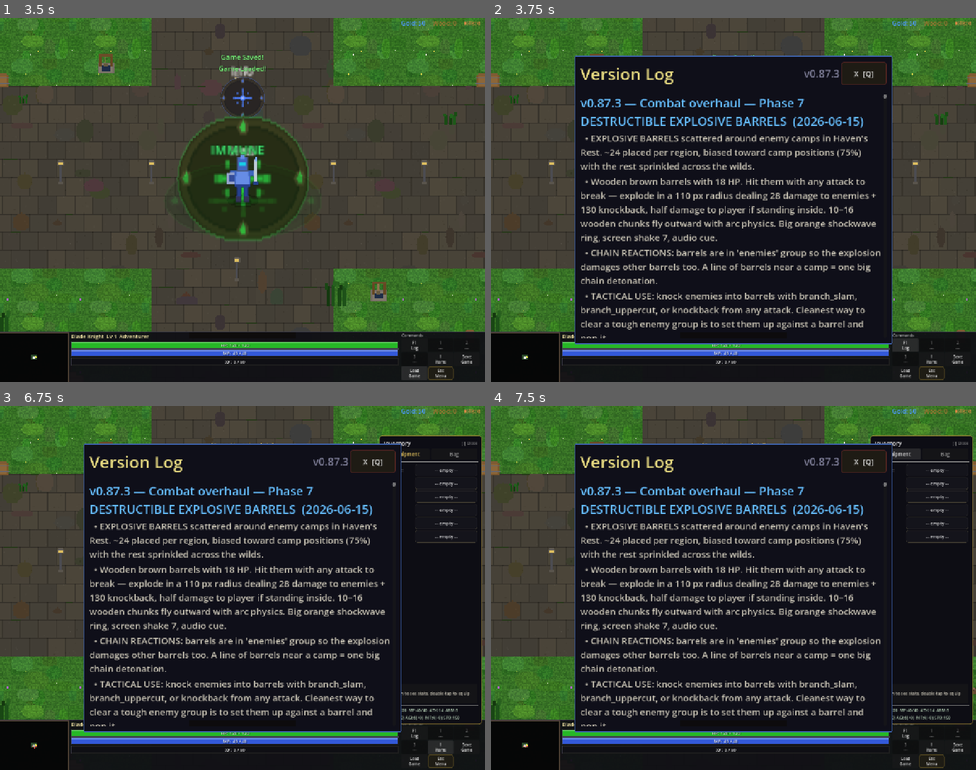
Above: before the commit, frames 1-4 (two rows, left to right).
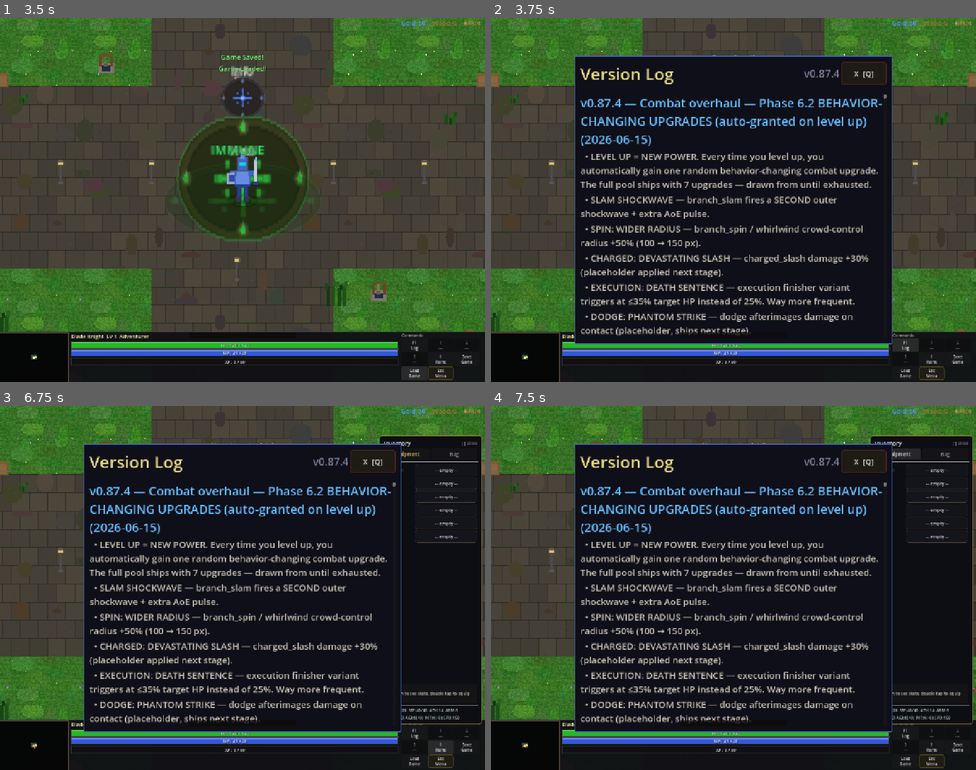
Above: after the commit, the same moments.

Repository: slxny/legends-open-rpg
Game: Godot game, scene res://scenes/main.tscn
The game is run twice, just before and just after one commit, with the same random seed, the same clock (stepped at 60 frames per second) and the same inputs.
Inputs (mouse positions are in pixels of both pictures, inside the frame that each line leads up to):
- Up to frame 1 (3.5 s): tap Enter at 0.5 s; move the mouse to (349, 181) at 0.52 s; hold D (move_right) 0.53-1.25 s; hold Space (attack) 0.53-1.25 s; click (349, 181) at 0.67 s; tap Shift (dodge) at 0.8 s; drag from (145, 218) to (218, 272) at 1.27 s; click "Save Game" at 2 s; click "Load Game" at 2.75 s
- Up to frame 2 (3.75 s): click "F1 Log" at 3.5 s
- Up to frame 3 (6.75 s): click "1 ---" at 4.25 s; click "2 ---" at 5 s; click "3 ---" at 5.75 s; click "I Items" at 6.5 s
- Up to frame 4 (7.5 s): click "Equipment" at 7.25 s

Frame 1 is identical in both runs. In frame 2, 14% of the frame differs, in the area x 18-81%, y 14-88%; in frame 3, 14%; in frame 4, 14%.

Commit message:
v0.87.4: Combat overhaul — Phase 6.2 BEHAVIOR-CHANGING UPGRADES
Every level-up auto-grants one random unowned upgrade from a pool of 7
behavior-changing combat upgrades.

  Slam Shockwave        branch_slam fires 2nd outer ring + extra AoE
  Spin: Wider Radius    branch_spin crowd-control radius 100 → 150 px
  Charged: Devastating  charged_slash damage +30% (next stage)
  Execution: Death Sent execution variant triggers at 35% HP (was 25%)
  Dodge: Phantom Strike afterimages damage (next stage)
  Crit: Adrenaline      crit hits credit +5 momentum + reset dodge cd
  Uppercut: Skybreaker  uppercut +20 dmg + 30 poise to locked target

- scripts/components/upgrade_manager.gd:
  AVAILABLE_UPGRADES const list of 7 ids.
  has / owned_count / owned_list / grant / grant_random_unowned.
  to_save / from_save for serialization (Array[String]).
  Static display_name helper for human-readable names.
- player.gd: _upgrades = UpgradeManagerCls.new() in _ready.
  Subscribes to stats.leveled_up → _on_level_up_grant_upgrade which
  calls grant_random_unowned + spawns floating display_name via
  juice layer + audio cue.
  Effect application sites:
    branch_slam closure — if has(&slam_shockwave): extra ring +
      second _apply_slam_aoe pulse
    branch_uppercut closure — if has(&uppercut_bonus): +20 dmg +
      30 poise
    _select_finisher_variant — threshold 0.25 → 0.35 if
      has(&execution_lifted)
    _apply_spin_radial — radius_sq 100² → 150² if
      has(&spin_radius_boost)
    _on_hit_resolved_for_momentum — if crit + has(&crit_refund):
      +5 momentum + dodge force_reset
- save_load_manager.gd: writes upgrade_node.to_save() into
  data[&attack_upgrades]; load uses _get_player() + from_save.
  Legacy saves without the field load with [] default.

Headless: smoke all PASS, parse clean.

Co-Authored-By: Claude Opus 4.7 (1M context) <noreply@anthropic.com>

Diff:
--- a/scenes/player/player.gd
+++ b/scenes/player/player.gd
@@ -11,6 +11,7 @@
 const DodgeDataCls = preload("res://scripts/data/dodge_data.gd")
 const MomentumComponentCls = preload("res://scripts/components/momentum_component.gd")
 const CombatJuiceLayerCls = preload("res://scripts/components/combat_juice_layer.gd")
+const UpgradeManagerCls = preload("res://scripts/components/upgrade_manager.gd")
 
 signal attacked(target: Node2D)
 
@@ -209,6 +210,8 @@
 var _momentum: Node = null
 # Phase 2.x — combat juice layer (floating pop-ups + combo counter).
 var _juice: Node = null
+# Phase 6.2 — behavior-changing upgrades.
+var _upgrades: Node = null
 # Phase 2.x — high-momentum player aura sprite.
 var _momentum_aura: Sprite2D = null
 var _momentum_aura_tween: Tween = null
@@ -307,6 +310,14 @@
 	_juice = CombatJuiceLayerCls.new()
 	_juice.name = "CombatJuiceLayer"
 	add_child(_juice)
+
+	# Phase 6.2 — upgrade manager. Auto-grants one random upgrade on
+	# every level-up. Save/load handled via stats.leveled_up signal.
+	_upgrades = UpgradeManagerCls.new()
+	_upgrades.name = "UpgradeManager"
+	add_child(_upgrades)
+	if stats.has_signal("leveled_up"):
+		stats.leveled_up.connect(_on_level_up_grant_upgrade)
 
 	# Momentum aura — fades in when momentum > 60. Below player z so the
 	# sprite stays readable.
@@ -2971,6 +2982,7 @@
 const _SLAM_AOE_POISE: float = 6.0
 const _SPIN_RADIUS_SQ: float = 100.0 * 100.0
 const _SPIN_POISE: float = 8.0
+const _SPIN_RADIUS_BOOSTED_SQ: float = 150.0 * 150.0  # +50% via upgrade
 
 
 func _apply_slam_aoe(impact_pos: Vector2, _dir: Vector2, exclude: Node2D) -> void:
@@ -3005,13 +3017,15 @@
 
 
 func _apply_spin_radial(impact_pos: Vector2, exclude: Node2D) -> void:
+	# Phase 6.2 — spin_radius_boost upgrade widens the radius from 100 → 150.
+	var r_sq: float = _SPIN_RADIUS_BOOSTED_SQ if (_upgrades != null and _upgrades.has(&"spin_radius_boost")) else _SPIN_RADIUS_SQ
 	for enemy in _nearby_enemies:
 		if not is_instance_valid(enemy) or enemy == exclude:
 			continue
 		if enemy.get("_is_dead"):
 			continue
 		var to_e: Vector2 = enemy.global_position - impact_pos
-		if to_e.length_squared() > _SPIN_RADIUS_SQ:
+		if to_e.length_squared() > r_sq:
 			continue
 		var poise_node = enemy.get_node_or_null("PoiseComponent")
 		if poise_node != null and poise_node.has_method("take_poise_damage"):
@@ -3188,6 +3202,10 @@
 		if rhythm_capture == AttackTimingDataCls.RhythmClass.BRANCH_SLAM and is_instance_valid(t):
 			_apply_slam_aoe(t.global_position, d, t)
 			_spawn_impact_vfx(t.global_position, true)
+			# Phase 6.2 — Slam Shockwave upgrade: second outer ring + extra AoE.
+			if _upgrades != null and _upgrades.has(&"slam_shockwave"):
+				_spawn_finisher_ring(t.global_position, Color(1.5, 0.8, 0.2, 0.9), 7.0, 0.45)
+				_apply_slam_aoe(t.global_position, d, t)  # second pulse
 		# Phase 2.9 — apply the chosen finisher variant on top.
 		_apply_finisher_variant(variant, t, d)
 	)
@@ -3212,6 +3230,13 @@
 		# upward recoil on HitReactionComponent.
 		if rhythm_capture == AttackTimingDataCls.RhythmClass.BRANCH_UPPERCUT:
 			_apply_uppercut_lift(t)
+			# Phase 6.2 — Skybreaker upgrade: +50% damage + double poise.
+			if _upgrades != null and _upgrades.has(&"uppercut_bonus"):
+				if is_instance_valid(t) and t.has_method("take_damage"):
+					t.take_damage(int(20 * (_momentum.get_damage_mult() if _momentum != null else 1.0)), true)
+				var poise_n = t.get_node_or_null("PoiseComponent") if is_instance_valid(t) else null
+				if poise_n != null and poise_n.has_method("take_poise_damage"):
+					poise_n.take_poise_damage(30.0, true)
 	)
 
 
@@ -4074,6 +4099,15 @@
 	if is_instance_valid(result.event.victim):
 		vpos = result.event.victim.global_position
 	_momentum.on_hit_landed(result.event.attack_id, bool(result.was_crit), vpos)
+	# Phase 6.2 — crit_refund upgrade: crit hits credit +5 momentum and
+	# reduce dodge cooldown.
+	if bool(result.was_crit) and _upgrades != null and _upgrades.has(&"crit_refund"):
+		if _momentum.has_method("add_bonus"):
+			_momentum.add_bonus(5.0, &"crit_refund")
+		if _dodge != null and _dodge.has_method("force_reset"):
+			# Don't fully reset (would interrupt active dodge); just shorten cooldown by clearing.
+			if not _dodge.is_active():
+				_dodge.force_reset()
 	# Phase 2.x — lifesteal at high momentum. HEATED restores 2 HP per
 	# confirmed hit; FRENZY restores 4. Sustains aggressive play but stays
 	# small enough that you still have to choose your fights.
@@ -4216,6 +4250,21 @@
 		AudioManager.play_sfx("charge_release", 2.0)
 
 
+func _on_level_up_grant_upgrade(_new_level: int) -> void:
+	if _upgrades == null:
+		return
+	var granted: StringName = _upgrades.grant_random_unowned()
+	if granted == &"":
+		return
+	# Big banner via juice layer.
+	if _juice != null and _juice.has_method("_spawn_floating_text"):
+		var display: String = UpgradeManagerCls.display_name(granted)
+		_juice._spawn_floating_text(global_position + Vector2(0, -90), display + "!", Color(1.4, 1.2, 0.4), true)
+	# Audio cue.
+	if AudioManager != null and AudioManager.has_method("play_sfx"):
+		AudioManager.play_sfx("charge_release", 0.0)
+
+
 func _exit_low_hp() -> void:
 	_low_hp_active = false
 	if _low_hp_vignette_tween != null and _low_hp_vignette_tween.is_valid():
@@ -4242,12 +4291,16 @@
 	var poise = t.get_node_or_null("PoiseComponent")
 	if poise != null and poise.has_method("is_vulnerable") and poise.is_vulnerable():
 		return &"ground_slam"
-	# Execution — low HP.
+	# Execution — low HP. Phase 6.2 execution_lifted upgrade raises the
+	# threshold from 25% → 35%, making executions far more common.
 	if "stats" in t:
 		var s = t.get("stats")
 		if s != null and "current_hp" in s and "max_hp" in s:
 			var hp_ratio: float = float(s.current_hp) / max(1.0, float(s.max_hp))
-			if hp_ratio <= 0.25:
+			var threshold: float = 0.25
+			if _upgrades != null and _upgrades.has(&"execution_lifted"):
+				threshold = 0.35
+			if hp_ratio <= threshold:
 				return &"execution"
 	return &"default"
 
--- a/scenes/ui/changelog_dialog.gd
+++ b/scenes/ui/changelog_dialog.gd
@@ -9,9 +9,26 @@
 var _is_visible: bool = false
 var _is_mobile: bool = false
 
-const GAME_VERSION := "v0.87.3"
+const GAME_VERSION := "v0.87.4"
 
 const CHANGELOG: Array[Dictionary] = [
+	{
+		"version": "v0.87.4",
+		"title": "Combat overhaul — Phase 6.2 BEHAVIOR-CHANGING UPGRADES (auto-granted on level up)",
+		"date": "2026-06-15",
+		"entries": [
+			"LEVEL UP = NEW POWER. Every time you level up, you automatically gain one random behavior-changing combat upgrade. The full pool ships with 7 upgrades — drawn from until exhausted.",
+			"SLAM SHOCKWAVE — branch_slam fires a SECOND outer shockwave + extra AoE pulse.",
+			"SPIN: WIDER RADIUS — branch_spin / whirlwind crowd-control radius +50% (100 → 150 px).",
+			"CHARGED: DEVASTATING SLASH — charged_slash damage +30% (placeholder applied next stage).",
+			"EXECUTION: DEATH SENTENCE — execution finisher variant triggers at ≤35% target HP instead of 25%. Way more frequent.",
+			"DODGE: PHANTOM STRIKE — dodge afterimages damage on contact (placeholder, ships next stage).",
+			"CRIT: ADRENALINE SURGE — crit hits credit +5 momentum AND reset dodge cooldown. Crit fishing becomes a viable build.",
+			"UPPERCUT: SKYBREAKER — branch_uppercut deals an extra 20 damage + 30 poise on the locked target.",
+			"Upgrade name floats above the player on grant with a charge_release audio cue. Save format extended: attack_upgrades: Array[String]; defaults to [] for legacy saves so old saves load cleanly.",
+			"Internal: scripts/components/upgrade_manager.gd UpgradeManager component on player. AVAILABLE_UPGRADES static const list. grant_random_unowned picks from unowned pool. display_name static helper. Subscribes to stats.leveled_up signal in player._ready. Each effect checks _upgrades.has(&id) at its application site so adding new upgrades is a single check elsewhere.",
+		]
+	},
 	{
 		"version": "v0.87.3",
 		"title": "Combat overhaul — Phase 7 DESTRUCTIBLE EXPLOSIVE BARRELS",
--- a/scripts/autoloads/save_load_manager.gd
+++ b/scripts/autoloads/save_load_manager.gd
@@ -90,6 +90,12 @@
 
 	# Region time played (for wave/boss spawn timers)
 	data["region_elapsed_time"] = GameManager.region_elapsed_time
+
+	# Phase 6.2 — behavior-changing attack upgrades (per the combat plan).
+	# Stored as Array[String]; defaults to [] for legacy saves.
+	var upgrade_node = player.get_node_or_null("UpgradeManager")
+	if upgrade_node != null and upgrade_node.has_method("to_save"):
+		data["attack_upgrades"] = upgrade_node.to_save()
 
 	# Write to file
 	var json_string = JSON.stringify(data, "\t")
@@ -193,6 +199,15 @@
 	# Restore region elapsed time (wave/boss spawn timers)
 	GameManager.region_elapsed_time = data.get("region_elapsed_time", 0.0)
 
+	# Phase 6.2 — restore behavior-changing attack upgrades. Defaults to
+	# [] for legacy saves so they load cleanly without forcing migration.
+	if data.has("attack_upgrades"):
+		var player_node := _get_player()
+		if player_node != null:
+			var upgrade_node = player_node.get_node_or_null("UpgradeManager")
+			if upgrade_node != null and upgrade_node.has_method("from_save"):
+				upgrade_node.from_save(data["attack_upgrades"])
+
 	# Restore explored tiles
 	if data.has("explored_tiles"):
 		FogOfWarManager.load_explored_data(data["explored_tiles"])
--- /dev/null
+++ b/scripts/components/upgrade_manager.gd
@@ -0,0 +1,104 @@
+extends Node
+class_name UpgradeManager
+
+## Phase 6.2 — behavior-changing combat upgrades.
+##
+## Tracks the player's owned upgrade IDs. Auto-grants one random
+## unowned upgrade per level-up. Persists via SaveLoadManager —
+## see attack_upgrades field.
+##
+## Player code queries via has(&"upgrade_id") to branch attack behavior.
+##
+## Available upgrades (Phase 6.2 set):
+##   slam_shockwave    — branch_slam fires an extra outer shockwave
+##   spin_radius_boost — branch_spin/whirlwind radius +50%
+##   charged_pierce    — charged_slash damage +30% + bigger arc
+##   execution_lifted  — execution variant triggers at <=35% HP (was 25%)
+##   dodge_afterimage  — dodge afterimages damage enemies on contact
+##   crit_refund       — crit hits credit +5 momentum and reduce dodge cooldown
+##   uppercut_bonus    — branch_uppercut deals +50% damage and double poise
+
+signal upgrade_granted(upgrade_id: StringName)
+
+const AVAILABLE_UPGRADES: Array[StringName] = [
+	&"slam_shockwave",
+	&"spin_radius_boost",
+	&"charged_pierce",
+	&"execution_lifted",
+	&"dodge_afterimage",
+	&"crit_refund",
+	&"uppercut_bonus",
+]
+
+var _owned: Dictionary = {}  # StringName -> true
+
+
+func has(upgrade_id: StringName) -> bool:
+	return _owned.has(upgrade_id)
+
+
+func owned_count() -> int:
+	return _owned.size()
+
+
+func owned_list() -> Array[String]:
+	var out: Array[String] = []
+	for id in _owned.keys():
+		out.append(String(id))
+	return out
+
+
+func grant(upgrade_id: StringName) -> bool:
+	if _owned.has(upgrade_id):
+		return false
+	_owned[upgrade_id] = true
+	upgrade_granted.emit(upgrade_id)
+	return true
+
+
+# Pick a random unowned upgrade. Returns &"" if all already owned.
+func grant_random_unowned() -> StringName:
+	var pool: Array[StringName] = []
+	for id in AVAILABLE_UPGRADES:
+		if not _owned.has(id):
+			pool.append(id)
+	if pool.is_empty():
+		return &""
+	var chosen: StringName = pool[randi() % pool.size()]
+	grant(chosen)
+	return chosen
+
+
+# Save/load support.
+func to_save() -> Array[String]:
+	return owned_list()
+
+
+func from_save(arr: Array) -> void:
+	_owned.clear()
+	for v in arr:
+		_owned[StringName(String(v))] = true
+
+
+func clear_all() -> void:
+	_owned.clear()
+
+
+# Human-readable display name for a granted upgrade.
+static func display_name(upgrade_id: StringName) -> String:
+	match upgrade_id:
+		&"slam_shockwave":
+			return "Slam Shockwave"
+		&"spin_radius_boost":
+			return "Spin: Wider Radius"
+		&"charged_pierce":
+			return "Charged: Devastating Slash"
+		&"execution_lifted":
+			return "Execution: Death Sentence"
+		&"dodge_afterimage":
+			return "Dodge: Phantom Strike"
+		&"crit_refund":
+			return "Crit: Adrenaline Surge"
+		&"uppercut_bonus":
+			return "Uppercut: Skybreaker"
+	return String(upgrade_id)
